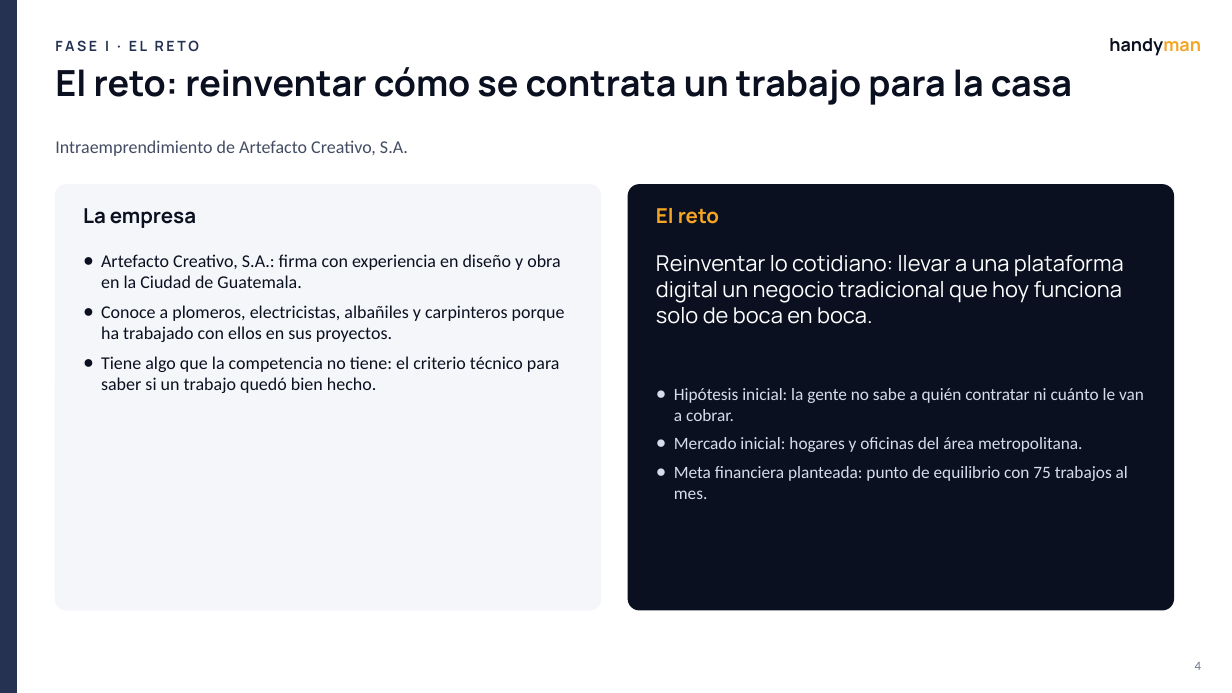
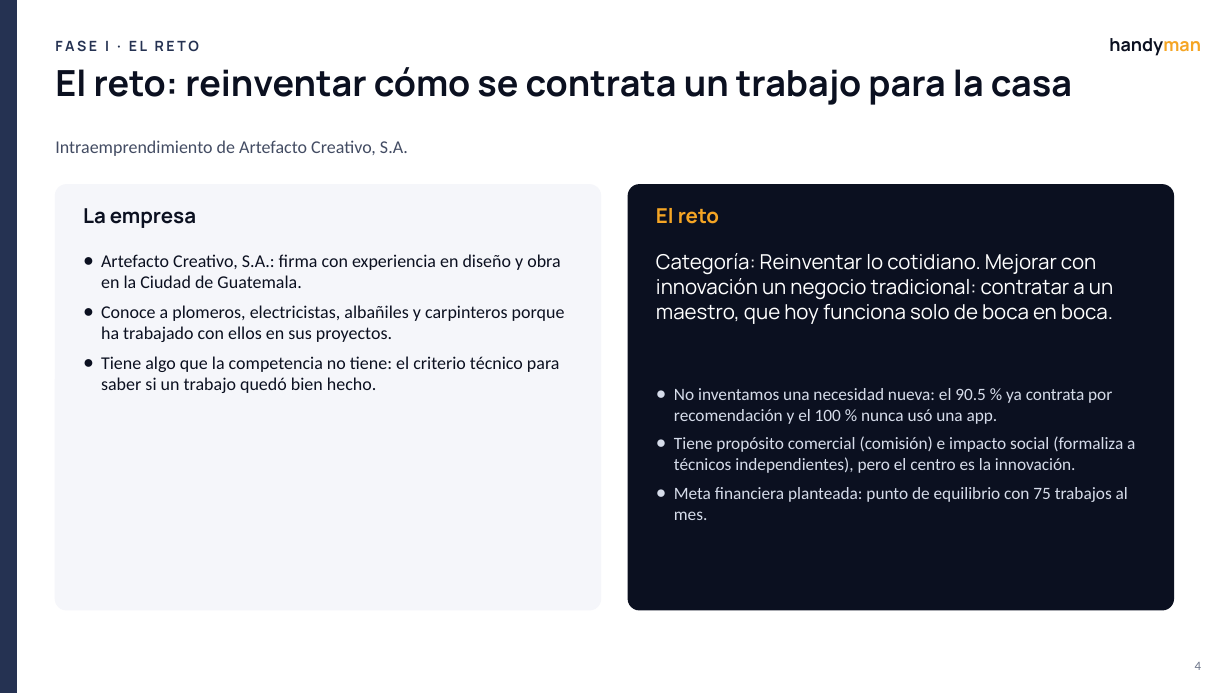
Before and after one commit to matcodez/handyman, a slide deck: slide 4 of docs/Handyman_Presentacion_Final.pptx. Drawn at 1232x693 pixels with LibreOffice and Linux fonts; fonts in the diff are those of the drawing. Boxes give left, top, right and bottom in pixels: in the first picture for what was removed or moved away, otherwise in the second. Text is boxed around its words. In the diff, an @@ line names an element or a change of style, - is before the commit and + after.

```diff
--- a/docs/Handyman_Presentacion_Final.pptx
+++ b/docs/Handyman_Presentacion_Final.pptx
@@ text at [656,253,1113,324]: text changed; size 17 to 16 pt @@
-Reinventar lo cotidiano: llevar a una plataforma digital un negocio tradicional que hoy funciona solo de boca en boca.
+Categoría: Reinventar lo cotidiano. Mejorar con innovación un negocio tradicional: contratar a un maestro, que hoy funciona solo de boca en boca.
@@ text at [674,388,1135,473]: text changed @@
-● Hipótesis inicial: la gente no sabe a quién contratar ni cuánto le van a cobrar.
-● Mercado inicial: hogares y oficinas del área metropolitana.
+● No inventamos una necesidad nueva: el 90.5 % ya contrata por recomendación y el 100 % nunca usó una app.
+● Tiene propósito comercial (comisión) e impacto social (formaliza a técnicos independientes), pero el centro es la innovación.
```
Also in this commit, not shown: 21 other slides changed, 1 slide added, 3 other files.
